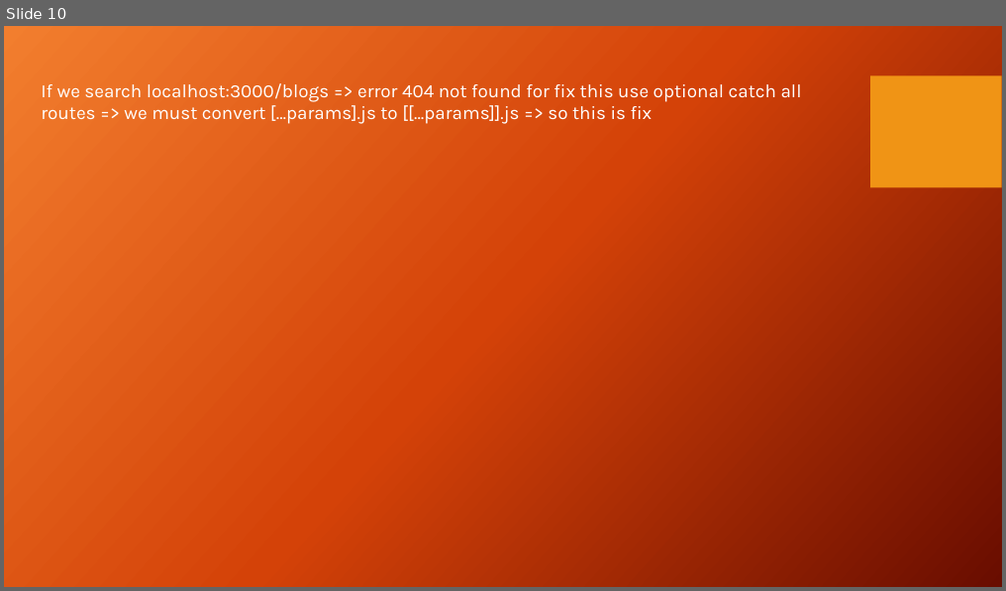
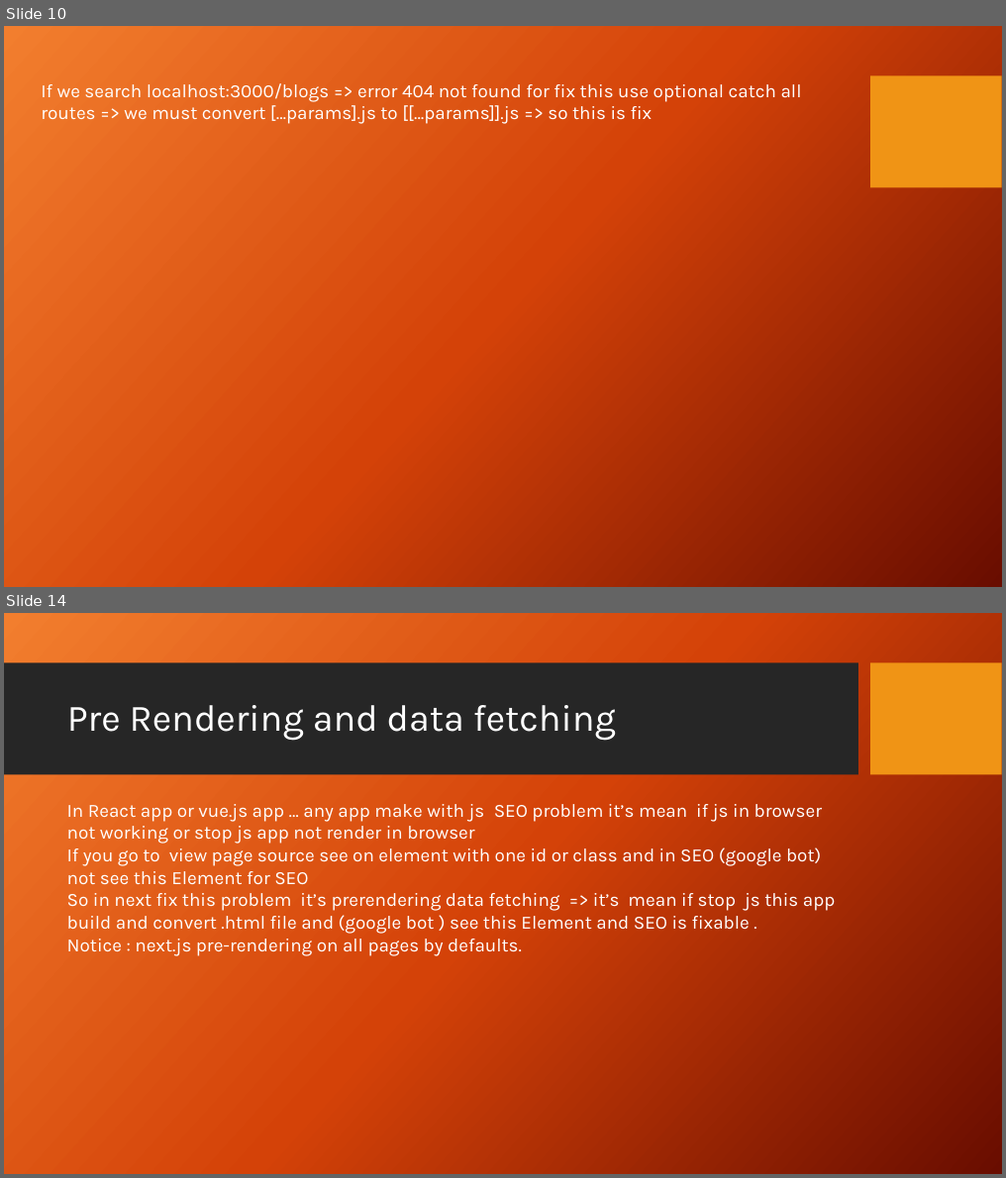
Before and after one commit to Matin-Sangabi/course, a slide deck: NEXT.pptx. Shown one above the other, each under a label of ours: slide 10 before the commit, slides 10 and 14 after it; the slides between them are not shown. The pictures are 1006x591 and 1006x1178 pixels, drawn with LibreOffice and Linux fonts; fonts in the diff are those of the drawing; background and template pictures are left out. Boxes give left, top, right and bottom in pixels: in the first picture for what was removed or moved away, otherwise in the second. Text is boxed around its words. In the diff, an @@ line names an element or a change of style, - is before the commit and + after.

```diff
--- a/NEXT.pptx
+++ b/NEXT.pptx
@@ slide 14 added at [4, 613, 1002, 1174], background picture (left out); not listed: 1 template element that a slide beside it also shows @@
@@ rectangle added at [4, 663, 858, 775], fill #262626 @@
@@ title added at [67, 705, 616, 740], 36 pt, text #FFFFFF @@
+Pre Rendering and data fetching
@@ text added at [67, 804, 835, 957], 18 pt, text #FFFFFF @@
+In React app or vue.js app … any app make with js SEO problem it’s mean if js in browser not working or stop js app not render in browser
+If you go to view page source see on element with one id or class and in SEO (google bot) not see this Element for SEO
+So in next fix this problem it’s prerendering data fetching => it’s mean if stop js this app build and convert .html file and (google bot ) see this Element and SEO is fixable .
+Notice : next.js pre-rendering on all pages by defaults.
```
Also in this commit, not shown: 1 slide changed, 5 other slides added, 2 other files.
